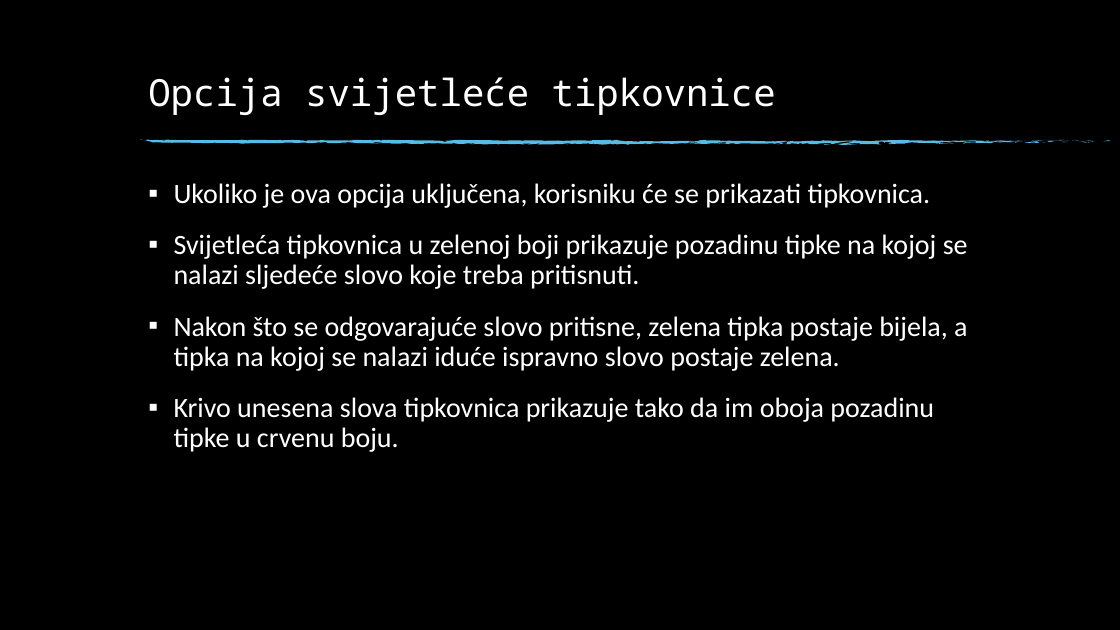
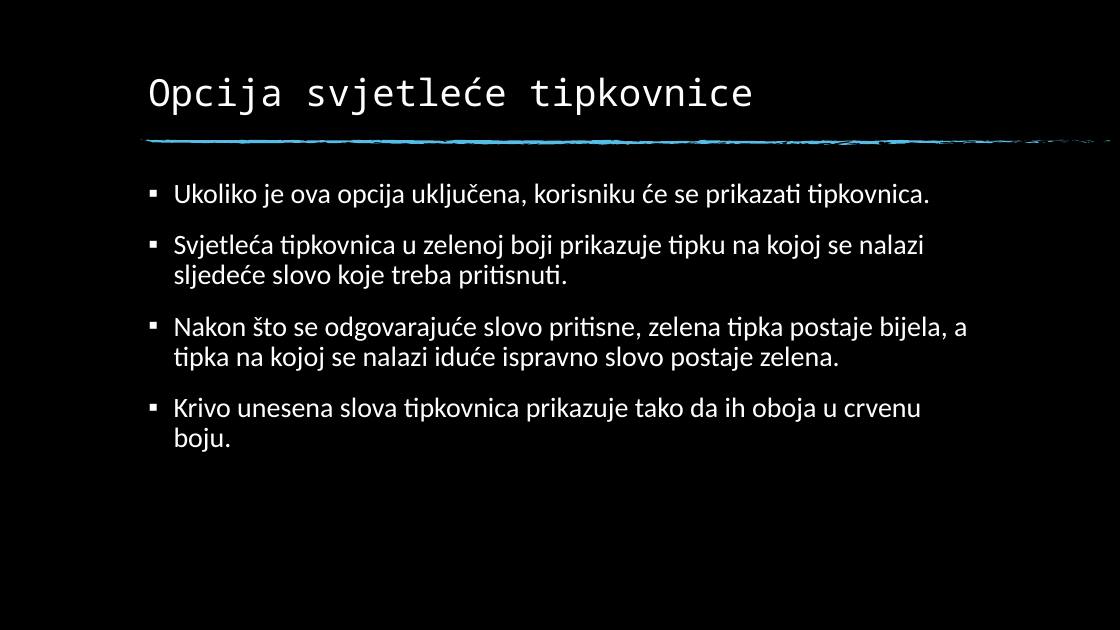
Before and after one commit to katarinasupe/RP3_Daktilograf, a slide deck: slide 9 of DAKTILOGRAF.pptx (slide 8 before the commit). Drawn at 1120x630 pixels with LibreOffice and Linux fonts; fonts in the diff are those of the drawing; background and template pictures are left out. Boxes give left, top, right and bottom in pixels: in the first picture for what was removed or moved away, otherwise in the second. Text is boxed around its words. In the diff, an @@ line names an element or a change of style, - is before the commit and + after.

```diff
--- a/DAKTILOGRAF.pptx
+++ b/DAKTILOGRAF.pptx
@@ title at (148, 77, 753, 115): text changed @@
-Opcija svijetleće tipkovnice
+Opcija svjetleće tipkovnice
@@ text at (174, 234, 924, 289): text changed @@
-▪ Svijetleća tipkovnica u zelenoj boji prikazuje pozadinu tipke na kojoj se nalazi sljedeće slovo koje treba pritisnuti.
+▪ Svjetleća tipkovnica u zelenoj boji prikazuje tipku na kojoj se nalazi sljedeće slovo koje treba pritisnuti.
@@ text at (174, 397, 922, 452): text changed @@
-▪ Krivo unesena slova tipkovnica prikazuje tako da im oboja pozadinu tipke u crvenu boju.
+▪ Krivo unesena slova tipkovnica prikazuje tako da ih oboja u crvenu boju.
```
Also in this commit, not shown: 8 other slides changed, 6 slides added, 2 slides removed, 28 other files.
